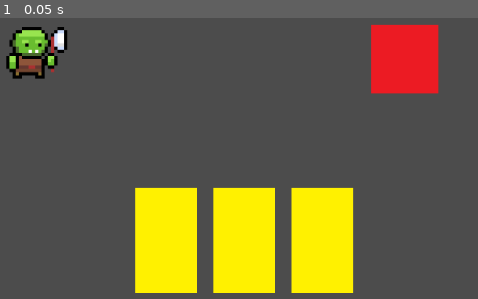
Above: before the commit, frame 1.
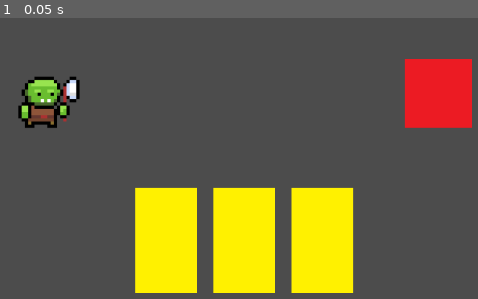
Above: after the commit, the same moment.

Repository: gologo-path/GameProject
Game: Godot game, scene res://scenes/Main.tscn
The game is run twice, just before and just after one commit, with the same random seed, the same clock (stepped at 60 frames per second) and the same inputs.
Inputs:
- Up to frame 1 (0.05 s): no input

The runs differ from the first frame. In frame 1, 8.7% of the frame differs, in the area x 1-99%, y 2-40%.

Commit message:
Enemy and Player set at (0.0)

Diff:
--- a/scenes/Enemy.tscn
+++ b/scenes/Enemy.tscn
@@ -4,7 +4,7 @@
 [ext_resource path="res://scripts/Enemy.gd" type="Script" id=2]
 
 [node name="Sprite" type="Sprite"]
-position = Vector2( 736.805, 208.592 )
 scale = Vector2( 0.395179, 0.395179 )
 texture = ExtResource( 1 )
+centered = false
 script = ExtResource( 2 )
--- a/scenes/Main.tscn
+++ b/scenes/Main.tscn
@@ -9,10 +9,10 @@
 script = ExtResource( 4 )
 
 [node name="Sprite" parent="." instance=ExtResource( 1 )]
-position = Vector2( 235.836, 170.495 )
+position = Vector2( 120, 160 )
 
 [node name="Sprite2" parent="." instance=ExtResource( 2 )]
-position = Vector2( 705.026, 195.34 )
+position = Vector2( 705, 195 )
 scale = Vector2( 0.270657, 0.270657 )
 
 [node name="Node2D" parent="." instance=ExtResource( 3 )]
--- a/scenes/Player.tscn
+++ b/scenes/Player.tscn
@@ -3,7 +3,7 @@
 [ext_resource path="res://assets/Peace1(Speed 400ms).png" type="Texture" id=1]
 
 [node name="Sprite" type="Sprite"]
-position = Vector2( 301.556, 146 )
 scale = Vector2( 0.411111, 0.411111 )
 texture = ExtResource( 1 )
+centered = false
 flip_h = true
